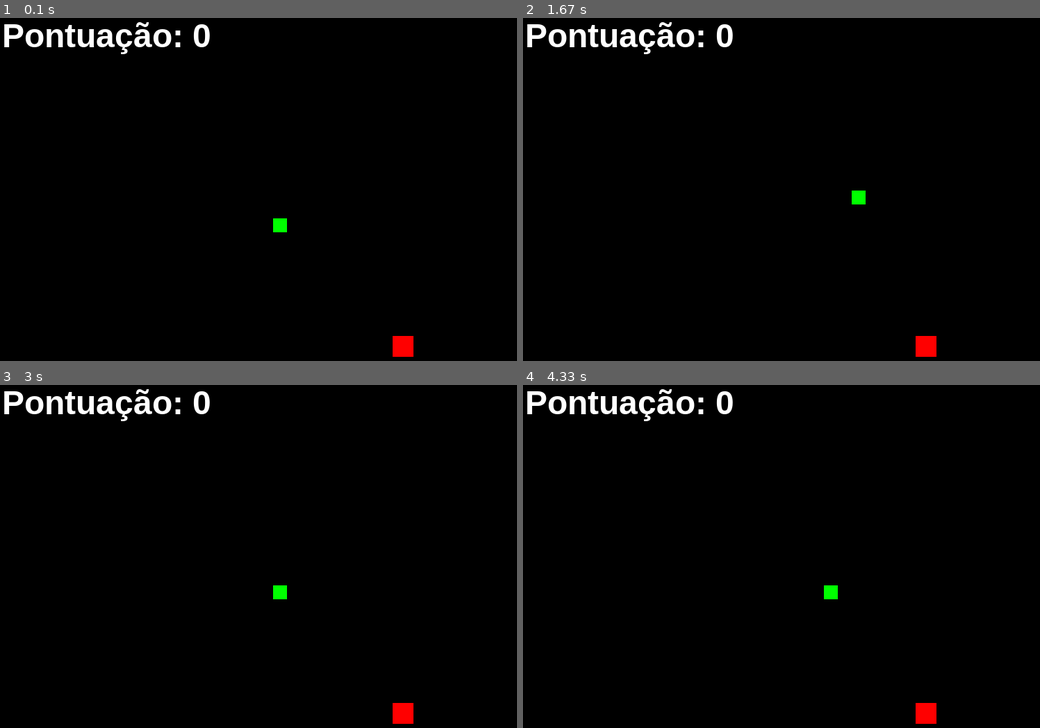
Above: before the commit, frames 1-4 (two rows, left to right).
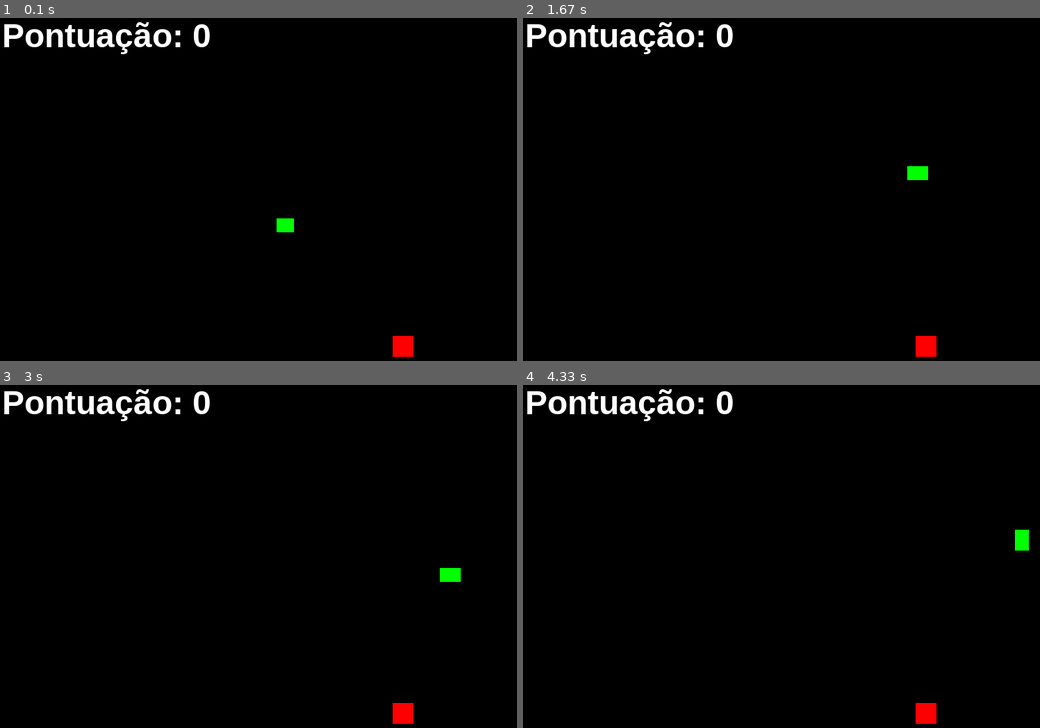
Above: after the commit, the same moments.

Repository: Douglas4GR/Game-Dev-Ideas
Game: pygame game, started from pygame/cobrinha/jogo_da_cobra.py
The game is run twice, just before and just after one commit, with the same random seed, the same clock (stepped at 60 frames per second) and the same inputs.
Inputs:
- Up to frame 1 (0.1 s): no input
- Up to frame 2 (1.67 s): hold D 0.33-0.8 s; hold W 0.83-1.3 s; hold D from 1.33 s (still down)
- Up to frame 3 (3 s): release D at 1.8 s; hold A 1.83-2.37 s; hold S 2.4-2.7 s; hold A from 2.73 s (still down)
- Up to frame 4 (4.33 s): release A at 3.13 s; hold W 3.17-3.53 s; hold D 3.57-4.2 s; hold S from 4.23 s (still down)

The runs differ from the first frame. In frame 1, less than 0.1% of the frame differs, in the area x 52-57%, y 58-63%; in frame 2, 0.3%, in the area x 63-79%, y 43-55%; in frame 3, 0.3%; in frame 4, 0.3%.

Commit message:
jogo da cobrinha já quase funcional, faltando apenas a derrota

Diff:
--- a/pygame/cobrinha/jogo_da_cobra.py
+++ b/pygame/cobrinha/jogo_da_cobra.py
@@ -2,6 +2,7 @@
 from pygame.locals import *
 from random import randint
 pygame.init()
+
 
 #SONS DO JOGO
 pygame.mixer.music.set_volume(0.5)
@@ -9,28 +10,40 @@
 pygame.mixer.music.play(-1)
 som_colisao = pygame.mixer.Sound('pygame/projeto_com_sons/colisao.wav')
 
+
 #TELA DO JOGO
 largura, altura = 800, 600 #tamanho da tela
 tela = pygame.display.set_mode((largura, altura))
 pygame.display.set_caption("Meu Jogo Pygame")
 relogio = pygame.time.Clock()
 
-#TEXTOS DO JOGO
-pontuacao = 0
-fonte = pygame.font.SysFont('arial', 48, True, False)
 
 #CORES DO JOGO
 branco = (255, 255, 255)
 vermelho = (255, 0, 0)
 verde = (0, 255, 0)
+verde_escuro = (0, 100, 0)
+amarelo = (255, 255, 0)
 azul = (0, 0, 255)
 preto = (0, 0, 0)
+
+
+#TEXTOS DO JOGO
+pontuacao = 0
+fonte = pygame.font.SysFont('arial', 48, True, False)
+
+
+#MOVIMENTAÇÃO DA COBRA
+velocidade = 5 #velocidade da cobra
+x_direcao = velocidade
+y_direcao = 0
+
 
 #posição inicial da cobra
 x_cobra = int(largura /2)
 y_cobra = int(altura /2)
-velocidade = 20 #velocidade da cobra
 lista_cobra = [] #lista que vai armazenar a posição da cobra
+comprimento_inicial = 3  #comprimento inicial da cobra
 
 
 #posição inicial da maçã
@@ -40,7 +53,7 @@
 
 
 #função que aumenta a cobra
-def aumenta_cobra(lista_cobra, cobraXY):
+def aumenta_cobra(lista_cobra, cobra):
     for XY in lista_cobra:
         #XY = [x, y]
         #XY[0] = x
@@ -53,6 +66,7 @@
 running = True
 while running:
     relogio.tick(30) #quantidade de frames por segundo
+    tela.fill(preto) #preenche a cor de fundo
     mensagem = f'Pontuação: {pontuacao}'
     texto_formatado = fonte.render(mensagem, True, branco) #false é para suavizar as bordas
 
@@ -60,38 +74,57 @@
         if event.type == pygame.QUIT:
             running = False
 
-        if pygame.key.get_pressed()[K_a]: #move para a esquerda
-            x_cobra -= velocidade
-        if pygame.key.get_pressed()[K_d]: #move para a direita
-            x_cobra += velocidade
-        if pygame.key.get_pressed()[K_w]: #move para cima
-            y_cobra -= velocidade
-        if pygame.key.get_pressed()[K_s]: #move para baixo
-            y_cobra += velocidade
+
+        #movimentação da cobra
+        if event.type == pygame.KEYDOWN:
+            if event.key == K_a:
+                if x_direcao == velocidade:
+                    pass
+                else:
+                    x_direcao = -velocidade
+                    y_direcao = 0
+            if event.key == K_d:
+                if x_direcao == -velocidade:
+                    pass
+                else:
+                    x_direcao = velocidade
+                    y_direcao = 0
+            if event.key == K_w:
+                if y_direcao == velocidade:
+                    pass
+                else:
+                    x_direcao = 0
+                    y_direcao = -velocidade
+            if event.key == K_s:
+                if y_direcao == -velocidade:
+                    pass
+                else:
+                    x_direcao = 0
+                    y_direcao = velocidade
+
+    x_cobra += x_direcao
+    y_cobra += y_direcao
+
+    cobra = pygame.draw.rect(tela, verde, (x_cobra,y_cobra,20,20)) #os parametros são organizados da seguinte maneira: onde vai ficar, qual cor vai ter, depois em qual posição ele começa (X e Y) e por fim seu tamanho
+    maca = pygame.draw.rect(tela, vermelho, (x_vermelho,y_vermelho,30,30))
 
 
-        tela.fill(preto) #preenche a cor de fundo
+    if cobra.colliderect(maca): #se a cobra colidir com a maçã
+        x_vermelho = randint(40, 760)
+        y_vermelho = randint(40, 560)
+        pontuacao += 1
+        som_colisao.play()
 
+    lista_cabeca = [] #lista que vai armazenar a posição da cabeça da cobra
+    lista_cabeca.append(x_cobra)
+    lista_cabeca.append(y_cobra)
 
-        cobra = pygame.draw.rect(tela, verde, (x_cobra,y_cobra,20,20)) #os parametros são organizados da seguinte maneira: onde vai ficar, qual cor vai ter, depois em qual posição ele começa (X e Y) e por fim seu tamanho
-        maca = pygame.draw.rect(tela, vermelho, (x_vermelho,y_vermelho,30,30))
+    lista_cobra.append(lista_cabeca) #adiciona a cabeça da cobra na lista da cobra
 
+    if len(lista_cobra) > pontuacao + comprimento_inicial:
+        del lista_cobra[0]
+    aumenta_cobra(lista_cobra, cobra)
 
-        if cobra.colliderect(maca): #se a cobra colidir com a maçã
-            x_vermelho = randint(40, 760)
-            y_vermelho = randint(40, 560)
-            pontuacao += 1
-            som_colisao.play()
-
-        lista_cabeca = [] #lista que vai armazenar a posição da cabeça da cobra
-        lista_cabeca.append(x_cobra)
-        lista_cabeca.append(y_cobra)
-        lista_cobra.append(lista_cabeca) #adiciona a cabeça da cobra na lista da cobra
-        aumenta_cobra(lista_cobra, cobra)
-        if len(lista_cobra) > pontuacao:
-            del lista_cobra[0]
-
-        tela.blit(texto_formatado, (10,10))
-        pygame.display.update()
-    pygame.display.flip()
+    tela.blit(texto_formatado, (10,10)) #posição do texto na tela
+    pygame.display.update() #atualiza a tela
 pygame.quit()
